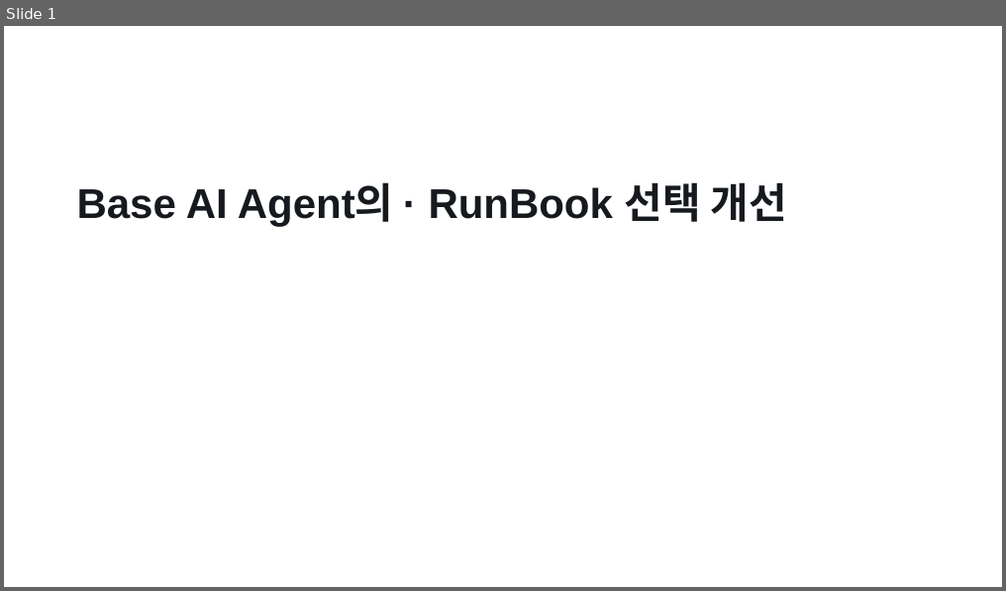
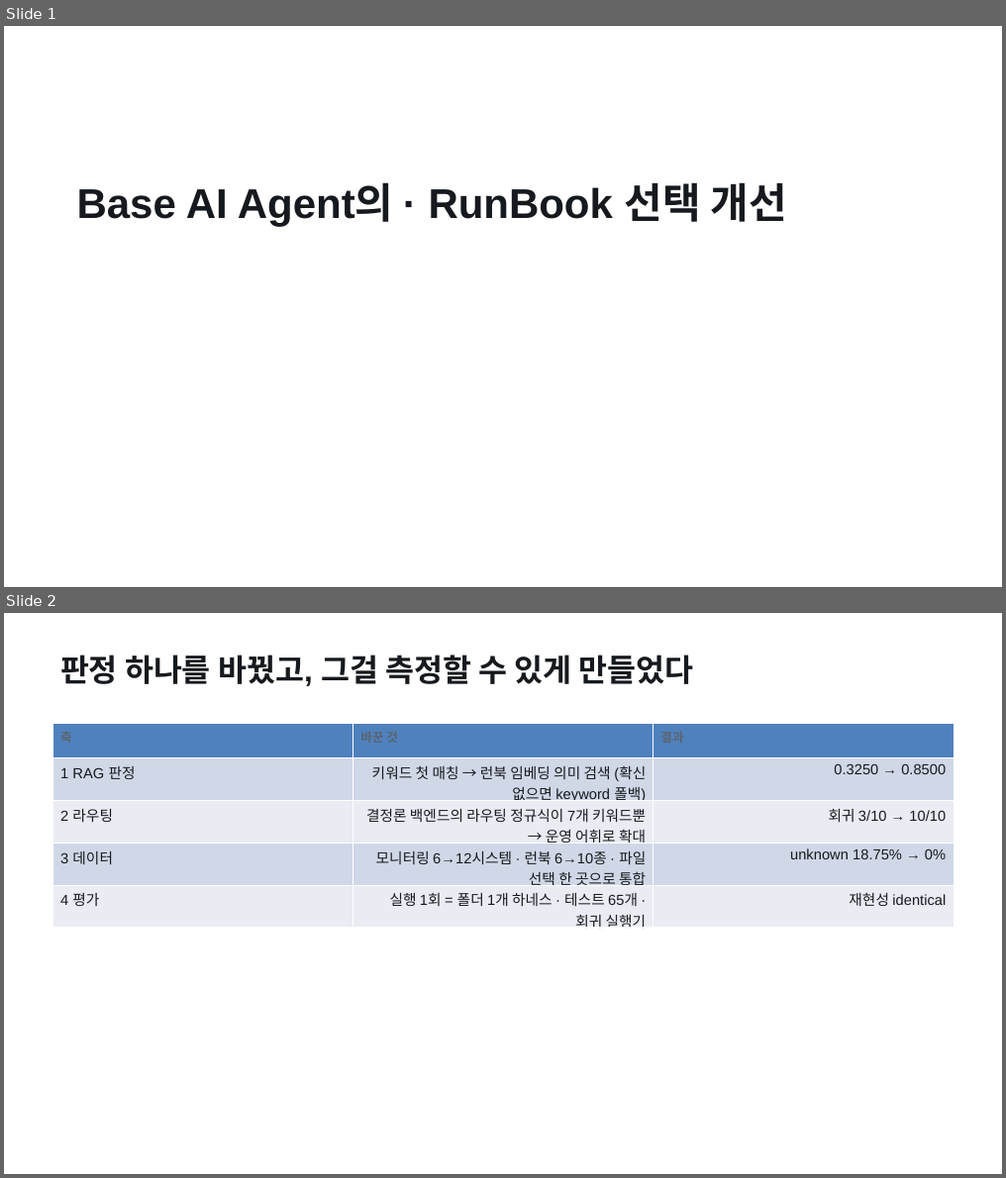
Before and after one commit to pigpgw/skala-ai-service-mini, a slide deck: doc/reports/presentation.pptx. Shown one above the other, each under a label of ours: slide 1 before the commit, slides 1 and 2 after it. The pictures are 1006x591 and 1006x1178 pixels, drawn with LibreOffice and Linux fonts; fonts in the diff are those of the drawing. Boxes give left, top, right and bottom in pixels: in the first picture for what was removed or moved away, otherwise in the second. Text is boxed around its words. In the diff, an @@ line names an element or a change of style, - is before the commit and + after.

Commit message:
docs(reports): 교수님 지정 형식으로 재구성 — 보고서 5개 절, 5분(2분+3분) 발표, 캡처 5장
교수님 안내(보고서 작성 방법 · 발표 방법)에 맞춰 산출물을 다시 짰다.

보고서 (doc/reports/result_report.md) — 지정 형식으로 재구성
- 머리말에 번호·성함 기재 (79번 박건우 / G079 · 광주 3반)
- 1. 진행 사항 소개 — 선택 과제 + 추가·수정한 task 4개(RAG 판정 / 라우팅 / 데이터 / 평가 하네스)
- 2. 사용한 기술 요소 — Multi-Agent·MCP·RAG·의존성 주입·LangSmith·모듈화·단위 테스트 표
  + 기능 개선 부분과 추가 사항 + 화면 캡처
- 3. 선택 사항 — 같은 입력 Before/After 실측(정확도·macro-F1·E2E·회귀·지연·비용·retry·커버리지)
- 4. 느낀 점 / 이후에 반영하고 싶은 것

발표자료 (doc/reports/presentation.html) — 10장 → 7장, 5분(2분+3분)
- 2분: 무엇을 고쳤나(4축) → 결과(수치 + 캡처)
- 3분: Agent Graph 구성(아키텍처 캡처) → RAG 코드(게이트 + SSE 근거 캡처) → MCP 코드
- 캡처 3장(아키텍처·RAG 근거·Before/After 수치)을 슬라이드에 삽입

캡처 (필수 항목 충족, doc/reports/images/)
- 01_chat_final_screen.jpg — 최종 실행 화면(현재 빌드로 재캡처)
- 02_chat_new_incident_type.jpg — 신규 유형 queue-backlog
- 03_screen_rag_evidence.jpg — 기능 개선 화면(SSE 원본: classifier_source=rag, score 0.6452)
- 04_screen_before_after.jpg — Before/After 수치 화면(원본 JSON에서 생성, 수치 자체 검증)
- 05_architecture_graph.jpg — Agent Graph·MCP·RAG 구성도

도구·문서
- doc/tools/build_captures.py (신규) — 원본에서 캡처 화면 HTML 생성(수치 원본 일치 검증 포함)
- doc/tools/build_pptx.py — PPTX에 이미지 포함(캡처 필수 대응)
- doc/reports/presentation_outline.md — 5분 시간 배분·슬라이드별 말할 말·예상 질문·리허설 체크리스트
- doc/reports/spreadsheet_input.md — 교수님 지정 4개 절 형식의 스프레드시트 본문
- doc/reports/index.md · doc/evaluation-checklist.md — 산출물 색인·상태 갱신

검증: pytest 65개 통과 · 수치 일치 검사 15/15 · PDF 682KB(보고서)/1012KB(발표) 1MB 이내

```diff
--- a/doc/reports/presentation.pptx
+++ b/doc/reports/presentation.pptx
@@ slide 2 added at (x1=4, y1=613, x2=1002, y2=1174), background #FFFFFF @@
@@ text added at (x1=60, y1=655, x2=694, y2=686), 30 pt, text #16191D, bold @@
+판정 하나를 바꿨고, 그걸 측정할 수 있게 만들었다
@@ table added at (x1=54, y1=724, x2=954, y2=931), 5 rows, 3 columns @@
+축 | 바꾼 것 | 결과
+1 RAG 판정 | 키워드 첫 매칭 → 런북 임베딩 의미 검색 (확신 없으면 keyword 폴백) | 0.3250 → 0.8500
+2 라우팅 | 결정론 백엔드의 라우팅 정규식이 7개 키워드뿐 → 운영 어휘로 확대 | 회귀 3/10 → 10/10
+3 데이터 | 모니터링 6→12시스템 · 런북 6→10종 · 파일 선택 한 곳으로 통합 | unknown 18.75% → 0%
+4 평가 | 실행 1회 = 폴더 1개 하네스 · 테스트 65개 · 회귀 실행기 | 재현성 identical
```
Also in this commit, not shown: 3 slides changed, 2 other slides added, 6 slides removed, 21 other files.
